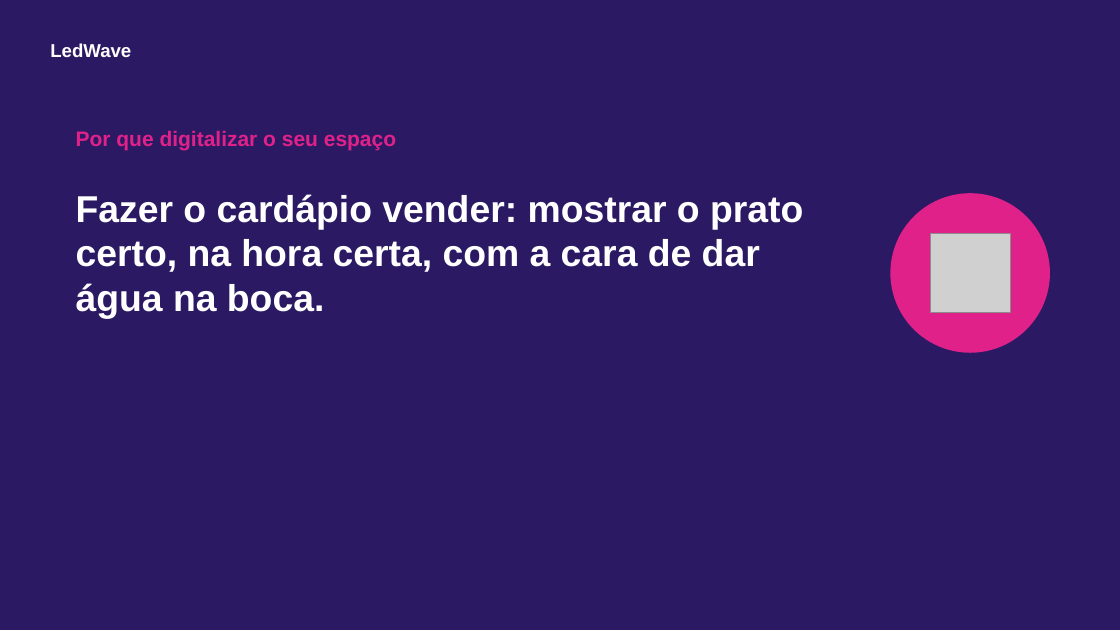
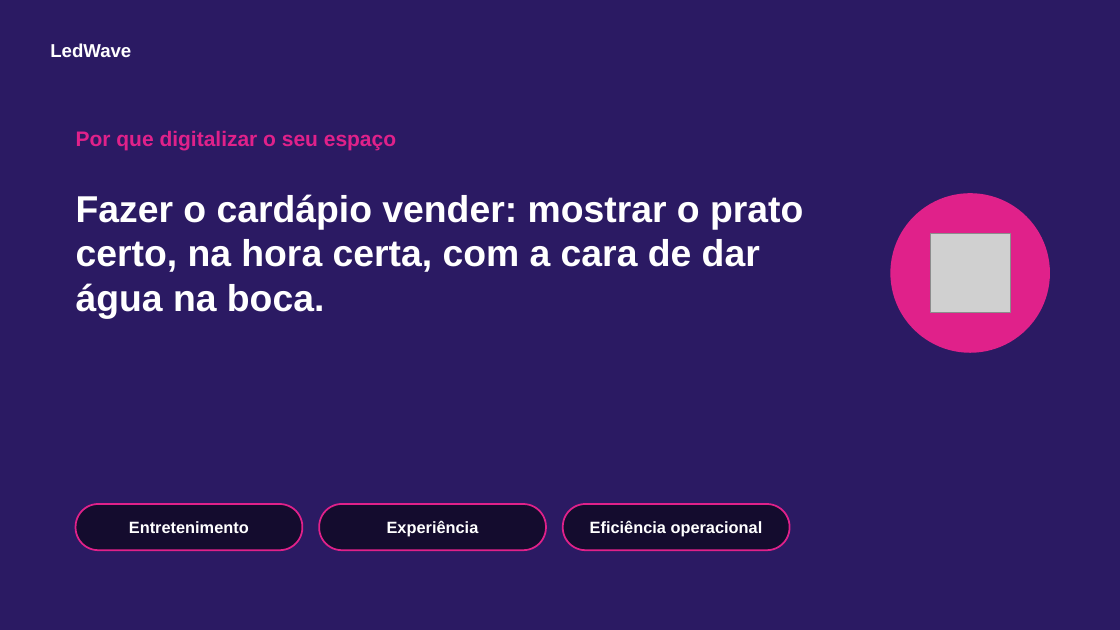
Before and after one commit to itarsilva/Treino, a slide deck: slide 9 of ledwave-comercial/apresentacoes/LedWave_Bares_Restaurantes_e_Food_Service.pptx (slide 8 before the commit). Drawn at 1120x630 pixels with LibreOffice and Linux fonts; fonts in the diff are those of the drawing; grey boxes stand for pictures. Boxes give left, top, right and bottom in pixels: in the first picture for what was removed or moved away, otherwise in the second. Text is boxed around its words. In the diff, an @@ line names an element or a change of style, - is before the commit and + after.

```diff
--- a/ledwave-comercial/apresentacoes/LedWave_Bares_Restaurantes_e_Food_Service.pptx
+++ b/ledwave-comercial/apresentacoes/LedWave_Bares_Restaurantes_e_Food_Service.pptx
@@ rounded rectangle added at [76,504,302,550], fill #140C2E, outline #E0218A 1.5 pt @@
@@ rounded rectangle added at [319,504,546,550], fill #140C2E, outline #E0218A 1.5 pt @@
@@ rounded rectangle added at [563,504,790,550], fill #140C2E, outline #E0218A 1.5 pt @@
@@ text added at [129,521,249,533], 14 pt, text #FFFFFF, bold @@
+Entretenimento
@@ text added at [387,520,479,537], 14 pt, text #FFFFFF, bold @@
+Experiência
@@ text added at [590,520,763,537], 14 pt, text #FFFFFF, bold @@
+Eficiência operacional
```
Also in this commit, not shown: 2 other slides changed, 1 slide added, 23 other files.
